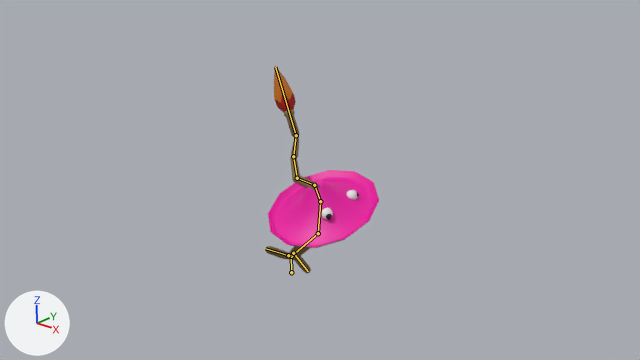
One commit to the Blender file Animations/Mage_Shroom_walk/scenes/Walk_Blocking.blend: the scene before it, then after it.
Both versions are drawn from the file's camera 'Camera'. The axes (+X, +Y, +Z) are drawn at lower left. The lights are the same throughout. The first picture is the older version. Both versions are drawn at frame 25 of the action 'ArmatureAction'; the numbers are the values there. The bones that bend it are drawn over the model as lines.

The first picture shows 'mage shroom cap'.
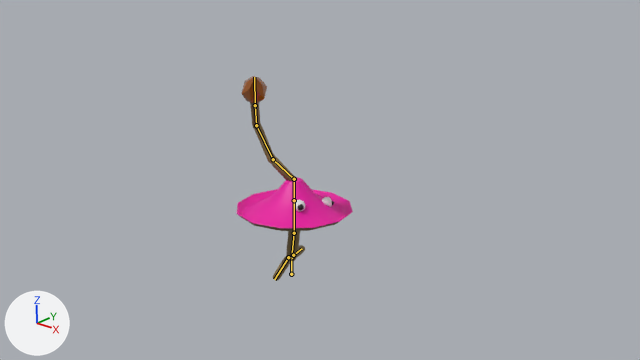
Commit message: boom shroom and mage shroom ref

Scene script edits in JSON lines:
```json
{"block": "bone_root", "where": "bone_root = bpy.data.objects['Armature'].pose.bones['root']"}
{"op": "set", "path": "bone_root.location", "old": "(0.0, 0.039, 0.0)", "new": "(0.0, 0.0, 0.0)"}
{"block": "bone_waist", "where": "bone_waist = bpy.data.objects['Armature'].pose.bones['waist']  # child of 'root'"}
{"op": "set", "path": "bone_waist.rotation_quaternion", "old": "(0.918, -0.186, 0.062, -0.344)", "new": "(0.976, 0.135, 0.021, -0.171)", "note": "degrees (-23, -1, -41) -> degrees (15, 5, -19)"}
{"block": "bone_torso", "where": "bone_torso = bpy.data.objects['Armature'].pose.bones['torso']  # child of 'waist'"}
{"op": "set", "path": "bone_torso.rotation_quaternion", "old": "(0.933, 0.224, -0.037, 0.279)", "new": "(0.99, -0.081, -0.021, 0.116)", "note": "degrees (24, -11, 31) -> degrees (-10, -1, 13)"}
{"block": "bone_head", "where": "bone_head = bpy.data.objects['Armature'].pose.bones['head']  # child of 'torso'"}
{"op": "set", "path": "bone_head.rotation_quaternion", "old": "(0.984, 0.158, 0.024, 0.076)", "new": "(0.994, -0.076, -0.007, 0.074)", "note": "degrees (18, 1, 9) -> degrees (-9, 0, 9)"}
{"block": "bone_stinger_base", "where": "bone_stinger_base = bpy.data.objects['Armature'].pose.bones['stinger base']  # child of 'head'"}
{"op": "set", "path": "bone_stinger_base.rotation_quaternion", "old": "(0.886, -0.187, 0.223, 0.361)", "new": "(0.988, 0.102, 0.105, 0.046)", "note": "degrees (-12, 32, 41) -> degrees (12, 11, 7)"}
{"block": "bone_stinger_lower_midsection", "where": "bone_stinger_lower_midsection = bpy.data.objects['Armature'].pose.bones['stinger lower midsection']  # child of 'stinger base'"}
{"op": "set", "path": "bone_stinger_lower_midsection.rotation_quaternion", "old": "(0.959, -0.227, -0.062, 0.157)", "new": "(0.987, 0.068, -0.042, 0.136)", "note": "degrees (-27, -3, 19) -> degrees (7, -6, 15)"}
{"block": "bone_stinger_upper_midsection", "where": "bone_stinger_upper_midsection = bpy.data.objects['Armature'].pose.bones['stinger upper midsection']  # child of 'stinger lower midsection'"}
{"op": "set", "path": "bone_stinger_upper_midsection.rotation_quaternion", "old": "(0.718, 0.174, -0.621, 0.262)", "new": "(0.974, 0.203, 0.01, 0.102)", "note": "degrees (-24, -79, 60) -> degrees (23, -1, 12)"}
{"block": "bone_stinger_point", "where": "bone_stinger_point = bpy.data.objects['Armature'].pose.bones['stinger point']  # child of 'stinger upper midsection'"}
{"op": "set", "path": "bone_stinger_point.rotation_quaternion", "old": "(0.391, 0.075, -0.908, 0.125)", "new": "(0.962, 0.176, -0.02, 0.21)", "note": "degrees (14, -133, 3) -> degrees (19, -6, 24)"}
{"block": "bone_leg_l", "where": "bone_leg_l = bpy.data.objects['Armature'].pose.bones['leg.l']  # child of 'root'"}
{"op": "set", "path": "bone_leg_l.rotation_quaternion", "old": "(0.918, -0.023, 0.319, -0.234)", "new": "(0.912, 0.316, 0.107, 0.24)", "note": "degrees (-14, 35, -33) -> degrees (39, 2, 30)"}
{"block": "bone_leg_r", "where": "bone_leg_r = bpy.data.objects['Armature'].pose.bones['leg.r']  # child of 'root'"}
{"op": "set", "path": "bone_leg_r.rotation_quaternion", "old": "(0.735, -0.633, 0.111, 0.215)", "new": "(0.988, 0.0, -0.123, 0.094)", "note": "degrees (-79, 26, 11) -> degrees (-1, -14, 11)"}
```

Pixel boxes [x1, y1, x2, y2] of what changed, in the pictures (640 x 360 px):
```json
{"object": "mage shroom cap", "change": "posed", "before": [265, 66, 379, 273], "after": [237, 76, 353, 280]}
{"bone": "root", "before": "(291, 272) to (291, 254)", "after": "(291, 274) to (291, 256)"}
{"bone": "waist", "before": "(291, 256) to (318, 233)", "after": "(291, 257) to (294, 233)"}
{"bone": "torso", "before": "(318, 233) to (320, 201)", "after": "(294, 233) to (294, 200)"}
{"bone": "head", "before": "(320, 201) to (314, 185)", "after": "(294, 200) to (294, 179)"}
{"bone": "stinger base", "before": "(314, 185) to (297, 178)", "after": "(294, 179) to (273, 159)"}
{"bone": "stinger lower midsection", "before": "(297, 178) to (293, 156)", "after": "(273, 159) to (256, 125)"}
{"bone": "stinger upper midsection", "before": "(293, 156) to (296, 135)", "after": "(256, 125) to (255, 105)"}
{"bone": "stinger point", "before": "(296, 135) to (275, 67)", "after": "(255, 105) to (254, 77)"}
{"bone": "leg.l", "before": "(293, 253) to (308, 271)", "after": "(293, 255) to (302, 248)"}
{"bone": "leg.r", "before": "(288, 255) to (265, 248)", "after": "(288, 257) to (274, 279)"}
```
